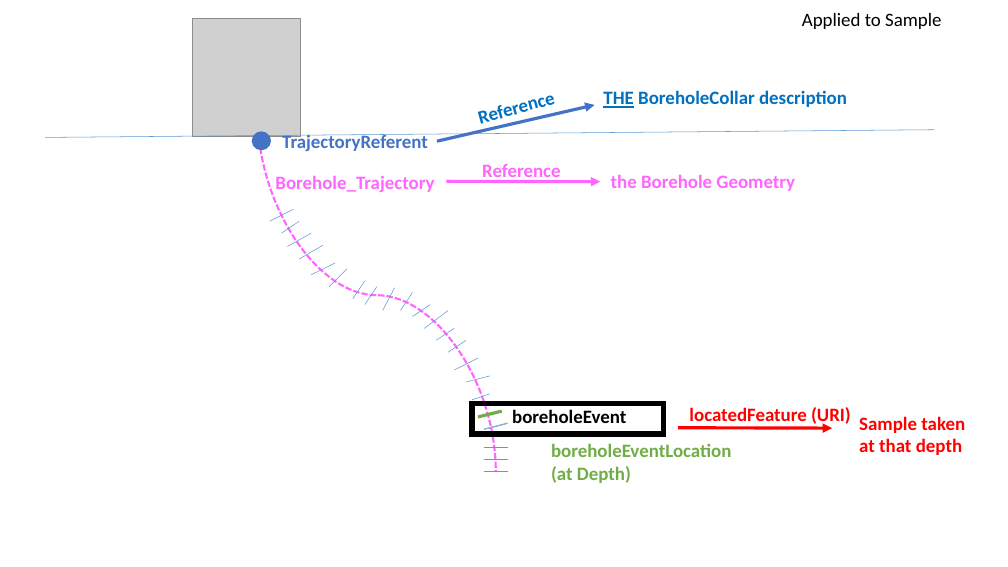
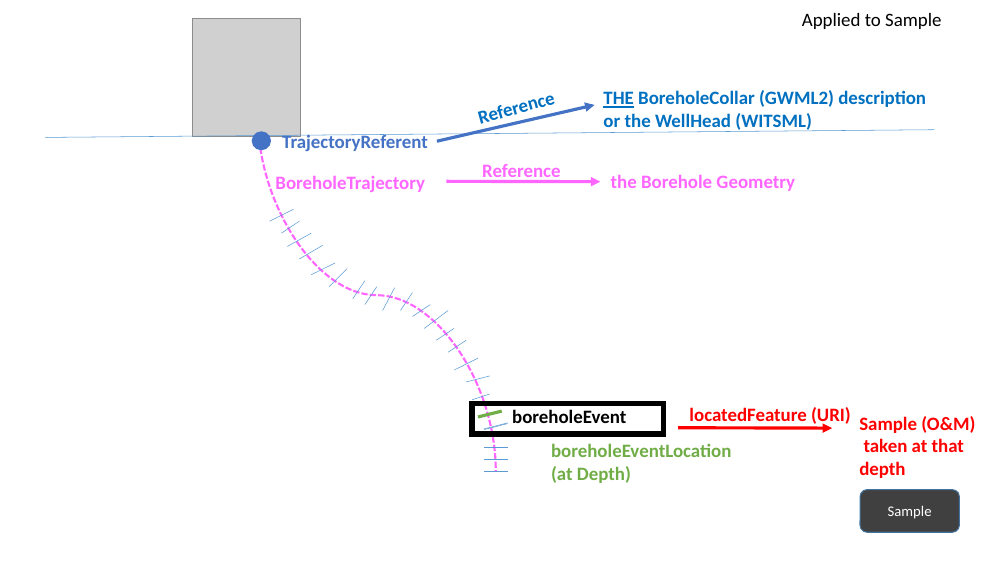
Before and after one commit to opengeospatial/boreholeie, a slide deck: slide 12 of Vocabulary/LinearReferencing.pptx (slide 11 before the commit). Drawn at 1008x567 pixels with LibreOffice and Linux fonts; fonts in the diff are those of the drawing; grey boxes stand for pictures. Boxes give left, top, right and bottom in pixels: in the first picture for what was removed or moved away, otherwise in the second. Text is boxed around its words. In the diff, an @@ line names an element or a change of style, - is before the commit and + after.

```diff
--- a/Vocabulary/LinearReferencing.pptx
+++ b/Vocabulary/LinearReferencing.pptx
@@ text at [603,90,926,132]: text changed @@
-THE BoreholeCollar description
+THE BoreholeCollar (GWML2) description
+or the WellHead (WITSML)
@@ text at [275,175,425,192]: text changed @@
-Borehole_Trajectory
+BoreholeTrajectory
@@ text at [859,416,975,478]: text changed @@
-Sample taken
-at that depth
+Sample (O&M)
+taken at that
+depth
@@ rounded rectangle added at [861,490,960,532], fill #404040, outline #43739E 1 pt, 14 pt, text #FFFFFF @@
+Sample
```
Also in this commit, not shown: 6 other slides changed, 6 slides added, 2 other files.
